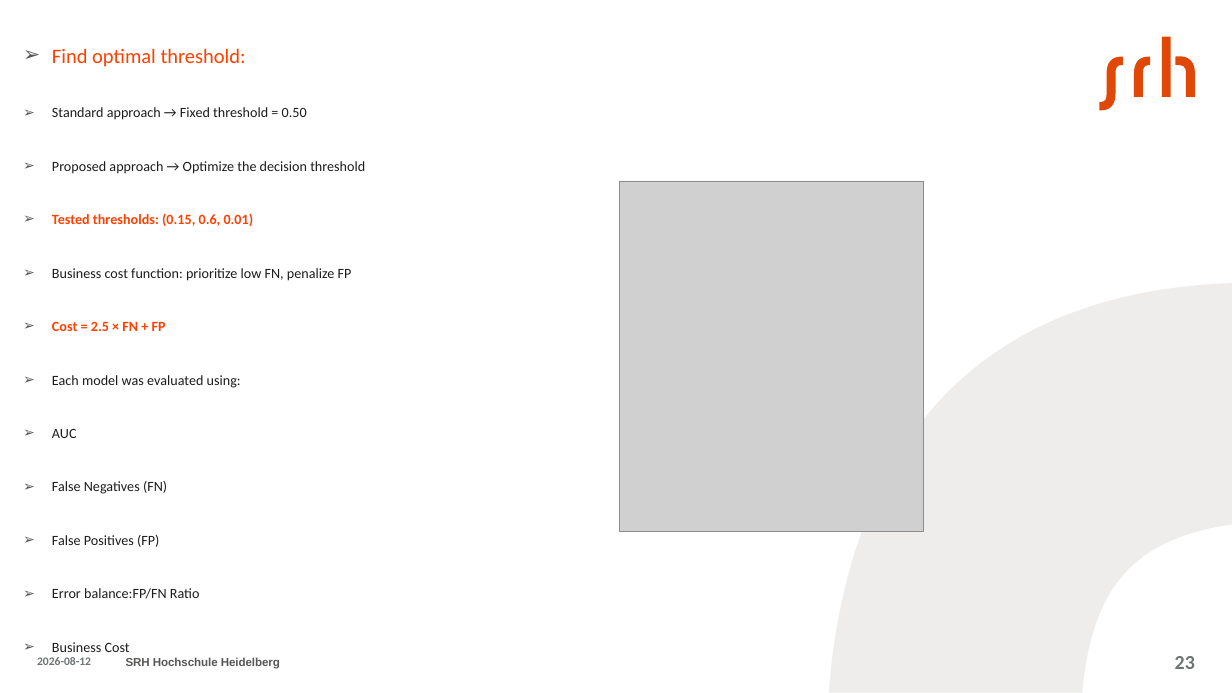
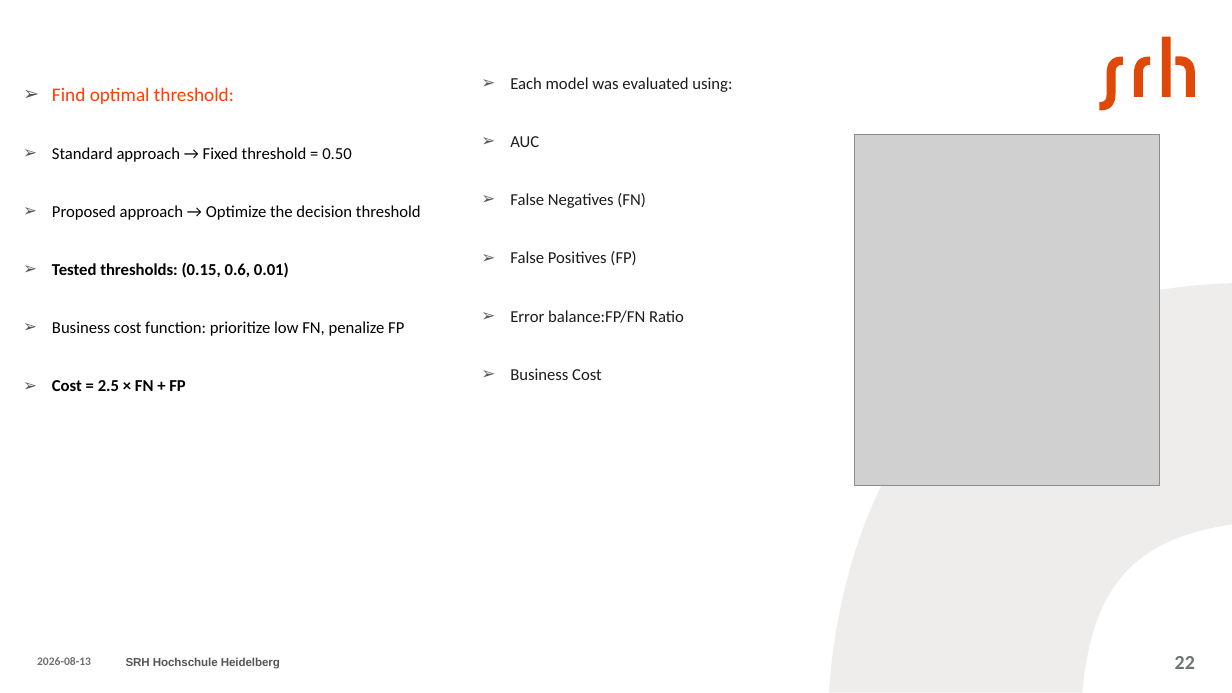
Before and after one commit to aminfeli/Thesis, a slide deck: slide 22 of presentation-.pptx (slide 23 before the commit). Drawn at 1232x693 pixels with LibreOffice and Linux fonts; fonts in the diff are those of the drawing; grey boxes stand for pictures. Boxes give left, top, right and bottom in pixels: in the first picture for what was removed or moved away, otherwise in the second. Text is boxed around its words. In the diff, an @@ line names an element or a change of style, - is before the commit and + after.

```diff
--- a/presentation-.pptx
+++ b/presentation-.pptx
@@ text "Find optimal threshold:": place and size @@
-text "Find optimal threshold:" at (52,48,365,652)
+text "Find optimal threshold:" at (52,87,421,391)
@@ text "Find optimal threshold:" at (52,87,421,391): size 16 to 15 pt in "Find optimal threshold:"; size 11 to 13 pt in "Standard approach → Fixed threshold = 0.50", "Proposed approach → Optimize the decision threshold", "Tested thresholds: (0.15, 0.6, 0.01)", "Business cost function: prioritize low FN, penalize ..." and 1 more places; text colour #1C1C1C to #000000 in "Standard approach → Fixed threshold = 0.50", "Proposed approach → Optimize the decision threshold", "Business cost function: prioritize low FN, penalize ..."; text colour #FF4000 to #000000 in "Tested thresholds: (0.15, 0.6, 0.01)", "Cost = 2.5 × FN + FP" @@
@@ text added at (510,77,732,380), 13 pt, text #1C1C1C @@
+➢ Each model was evaluated using:
+➢ AUC
+➢ False Negatives (FN)
+➢ False Positives (FP)
+➢ Error balance:FP/FN Ratio
+➢ Business Cost
@@ picture: place and size @@
-picture at (619,181,924,531)
+picture at (855,135,1160,485)
@@ text at (52,375,241,652): paragraphs removed @@
-➢ Each model was evaluated using:
-➢ AUC
-➢ False Negatives (FN)
-➢ False Positives (FP)
-➢ Error balance:FP/FN Ratio
-➢ Business Cost
@@ page number at (1175,656,1195,669): text changed @@
-23
+22
```
Also in this commit, not shown: 30 other slides changed, 1 slide added, 3 slides removed, 3 other files.
